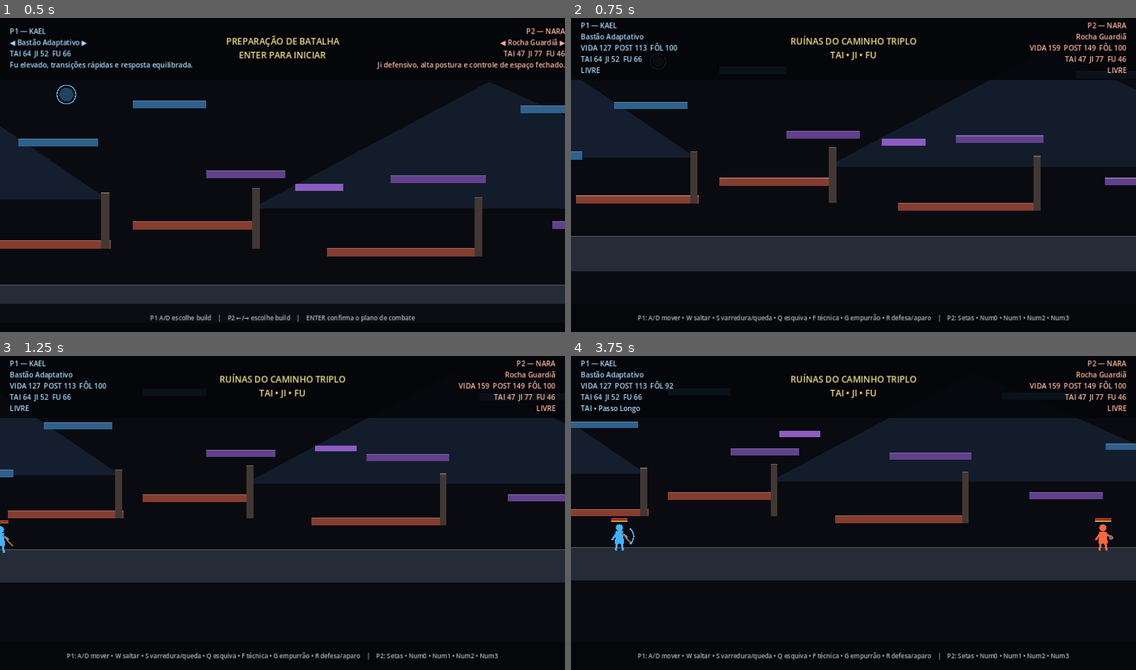
Above: before the commit, frames 1-4 (two rows, left to right).
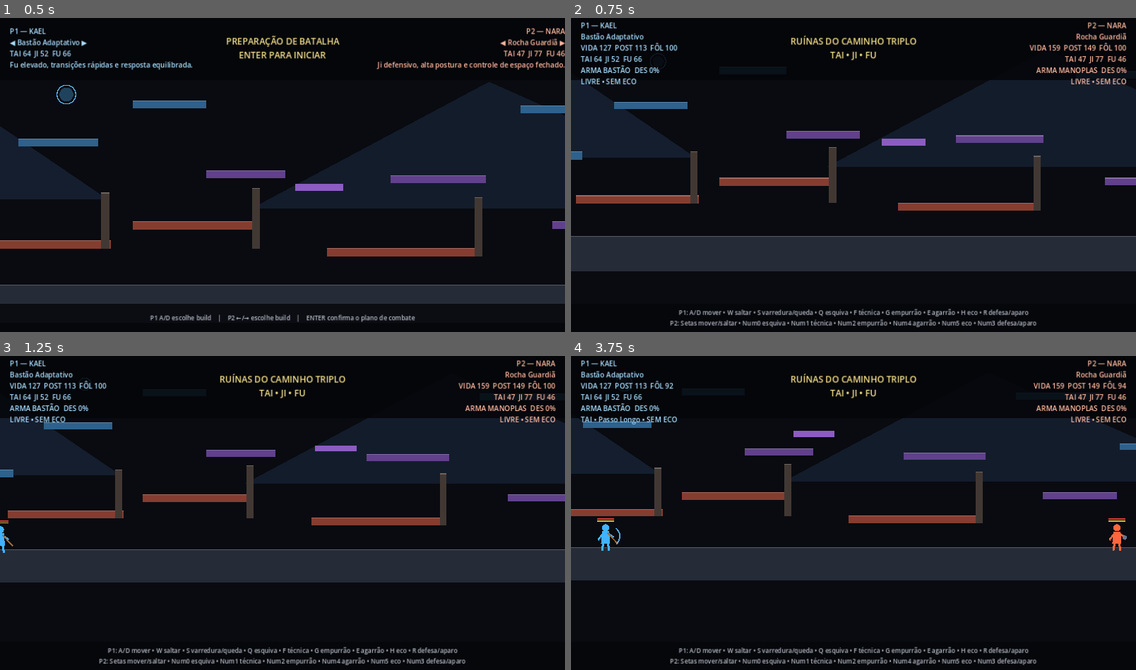
Above: after the commit, the same moments.

Repository: Tehkne-Solutions/taijifu-masters
Game: Godot game, scene res://scenes/main.tscn
The game is run twice, just before and just after one commit, with the same random seed, the same clock (stepped at 60 frames per second) and the same inputs.
Inputs:
- Up to frame 1 (0.5 s): no input
- Up to frame 2 (0.75 s): tap Enter (start_match) at 0.5 s; hold D (p1_right) from 0.53 s (still down); tap H (p1_echo, bound only after the commit) at 0.6 s
- Up to frame 3 (1.25 s): keep holding D (p1_right); tap W (p1_jump) at 0.77 s; tap E (p1_grab, bound only after the commit) at 0.8 s
- Up to frame 4 (3.75 s): tap E (p1_grab, bound only after the commit) at 1.35 s; tap W (p1_jump) at 1.52, 3.02 s; tap Keypad 5 (p2_echo, bound only after the commit) at 1.55, 2.1 s; release D (p1_right) at 2.03 s; hold A (p1_left) 2.03-2.78 s; tap Keypad 4 (p2_grab, bound only after the commit) at 2.3, 2.85 s; hold D (p1_right) from 2.78 s (still down); tap H (p1_echo, bound only after the commit) at 3.05 s; tap F (p1_attack) at 3.6 s

Frame 1 is identical in both runs. In frame 2, 2.7% of the frame differs, in the area x 1-99%, y 15-99%; in frame 3, 2.7%; in frame 4, 6.6%, in the area x 0-100%, y 6-99%.

Commit message:
feat: expose grapples disarm and loot in match flow

Diff:
--- a/scripts/main.gd
+++ b/scripts/main.gd
@@ -20,6 +20,7 @@
 var _state: MatchState = MatchState.PREPARATION
 var _preset_ids: Array[StringName] = []
 var _selected_preset_indices: Array[int] = [0, 2]
+var _message_sequence := 0
 
 func _ready() -> void:
 	_register_prototype_inputs()
@@ -93,9 +94,10 @@
 
 func _start_battle() -> void:
 	_state = MatchState.BATTLE
+	_cleanup_temporary_loot()
 	_spawn_fighters()
 	center_label.text = "RUÍNAS DO CAMINHO TRIPLO\nTAI • JI • FU"
-	controls_label.text = "P1: A/D mover • W saltar • S varredura/queda • Q esquiva • F técnica • G empurrão • R defesa/aparo    |    P2: Setas • Num0 • Num1 • Num2 • Num3"
+	controls_label.text = "P1: A/D mover • W saltar • S varredura/queda • Q esquiva • F técnica • G empurrão • E agarrão • H eco • R defesa/aparo\nP2: Setas mover/saltar • Num0 esquiva • Num1 técnica • Num2 empurrão • Num4 agarrão • Num5 eco • Num3 defesa/aparo"
 
 func _spawn_fighters() -> void:
 	player_one = FIGHTER_SCENE.instantiate() as FighterController
@@ -103,8 +105,7 @@
 	player_one.build_preset = _preset_ids[_selected_preset_indices[0]]
 	player_one.fighter_color = Color(0.25, 0.70, 1.0)
 	player_one.position = arena.respawn_point(1)
-	player_one.defeated.connect(_on_fighter_defeated)
-	player_one.parry_performed.connect(_on_parry_performed)
+	_connect_fighter_signals(player_one)
 	add_child(player_one)
 
 	player_two = FIGHTER_SCENE.instantiate() as FighterController
@@ -112,9 +113,17 @@
 	player_two.build_preset = _preset_ids[_selected_preset_indices[1]]
 	player_two.fighter_color = Color(1.0, 0.40, 0.24)
 	player_two.position = arena.respawn_point(2)
-	player_two.defeated.connect(_on_fighter_defeated)
-	player_two.parry_performed.connect(_on_parry_performed)
+	_connect_fighter_signals(player_two)
 	add_child(player_two)
+
+func _connect_fighter_signals(fighter: FighterController) -> void:
+	fighter.defeated.connect(_on_fighter_defeated)
+	fighter.parry_performed.connect(_on_parry_performed)
+	fighter.posture_broken.connect(_on_posture_broken)
+	fighter.weapon_disarmed.connect(_on_weapon_disarmed)
+	fighter.loot_collected.connect(_on_loot_collected)
+	fighter.grab_started.connect(_on_grab_started)
+	fighter.grab_finished.connect(_on_grab_finished)
 
 func _update_camera(delta: float) -> void:
 	var midpoint := (player_one.global_position + player_two.global_position) * 0.5
@@ -131,7 +140,7 @@
 	player_two_label.text = _fighter_summary(player_two, "P2 — NARA")
 
 func _fighter_summary(fighter: FighterController, title: String) -> String:
-	return "%s\n%s\nVIDA %d  POST %d  FÔL %d\nTAI %d  JI %d  FU %d\n%s" % [
+	return "%s\n%s\nVIDA %d  POST %d  FÔL %d\nTAI %d  JI %d  FU %d\nARMA %s  DES %d%%\n%s • %s" % [
 		title,
 		fighter.build.display_name,
 		roundi(fighter.health),
@@ -140,7 +149,10 @@
 		roundi(fighter.build.tai_index()),
 		roundi(fighter.build.ji_index()),
 		roundi(fighter.build.fu_index()),
-		fighter.current_technique_label()
+		fighter.current_weapon_label(),
+		roundi(fighter.disarm_pressure),
+		fighter.current_technique_label(),
+		fighter.current_echo_label()
 	]
 
 func _check_world_limits() -> void:
@@ -149,23 +161,50 @@
 			fighter.receive_hit(9999.0, 9999.0, Vector2.ZERO, fighter.global_position)
 
 func _on_parry_performed(_fighter: FighterController) -> void:
-	center_label.text = "APARO PERFEITO • FU"
-	await get_tree().create_timer(0.45).timeout
-	if not _resetting_round:
+	_show_combat_event("APARO PERFEITO • FU", 0.45)
+
+func _on_posture_broken(_fighter: FighterController, region_id: StringName) -> void:
+	_show_combat_event("POSTURA QUEBRADA • %s" % String(region_id).to_upper(), 0.60)
+
+func _on_weapon_disarmed(_fighter: FighterController, _weapon_id: StringName) -> void:
+	_show_combat_event("DESARMAMENTO • ESPÓLIO LIBERADO", 0.72)
+
+func _on_loot_collected(_fighter: FighterController, loot_type: StringName, _item_id: StringName) -> void:
+	var label := "ARMA TOMADA" if loot_type == &"weapon" else "ECO DE TÉCNICA CAPTURADO"
+	_show_combat_event(label, 0.72)
+
+func _on_grab_started(_attacker: FighterController, _target: FighterController) -> void:
+	_show_combat_event("CONTROLE JI • ESCOLHA A PROJEÇÃO", 0.42)
+
+func _on_grab_finished(_attacker: FighterController, _target: FighterController) -> void:
+	_show_combat_event("PROJEÇÃO DIRECIONAL • JI", 0.52)
+
+func _show_combat_event(message: String, duration: float) -> void:
+	_message_sequence += 1
+	var sequence := _message_sequence
+	center_label.text = message
+	await get_tree().create_timer(duration).timeout
+	if sequence == _message_sequence and not _resetting_round:
 		center_label.text = "RUÍNAS DO CAMINHO TRIPLO\nTAI • JI • FU"
 
 func _on_fighter_defeated(_fighter: FighterController) -> void:
 	if _resetting_round:
 		return
 	_resetting_round = true
+	_message_sequence += 1
 	center_label.text = "FLUXO INTERROMPIDO"
 	await get_tree().create_timer(1.15).timeout
+	_cleanup_temporary_loot()
 	player_one.reset_fighter(arena.respawn_point(1))
 	player_two.reset_fighter(arena.respawn_point(2))
 	center_label.text = "ADAPTE-SE"
 	await get_tree().create_timer(0.75).timeout
 	center_label.text = "RUÍNAS DO CAMINHO TRIPLO\nTAI • JI • FU"
 	_resetting_round = false
+
+func _cleanup_temporary_loot() -> void:
+	for loot in get_tree().get_nodes_in_group("temporary_loot"):
+		loot.queue_free()
 
 func _register_prototype_inputs() -> void:
 	_add_key_action(&"p1_left", KEY_A)
@@ -175,6 +214,8 @@
 	_add_key_action(&"p1_dodge", KEY_Q)
 	_add_key_action(&"p1_attack", KEY_F)
 	_add_key_action(&"p1_push", KEY_G)
+	_add_key_action(&"p1_grab", KEY_E)
+	_add_key_action(&"p1_echo", KEY_H)
 	_add_key_action(&"p1_block", KEY_R)
 
 	_add_key_action(&"p2_left", KEY_LEFT)
@@ -185,6 +226,8 @@
 	_add_key_action(&"p2_attack", KEY_KP_1)
 	_add_key_action(&"p2_push", KEY_KP_2)
 	_add_key_action(&"p2_block", KEY_KP_3)
+	_add_key_action(&"p2_grab", KEY_KP_4)
+	_add_key_action(&"p2_echo", KEY_KP_5)
 	_add_key_action(&"start_match", KEY_ENTER)
 
 func _add_key_action(action: StringName, keycode: int) -> void:
